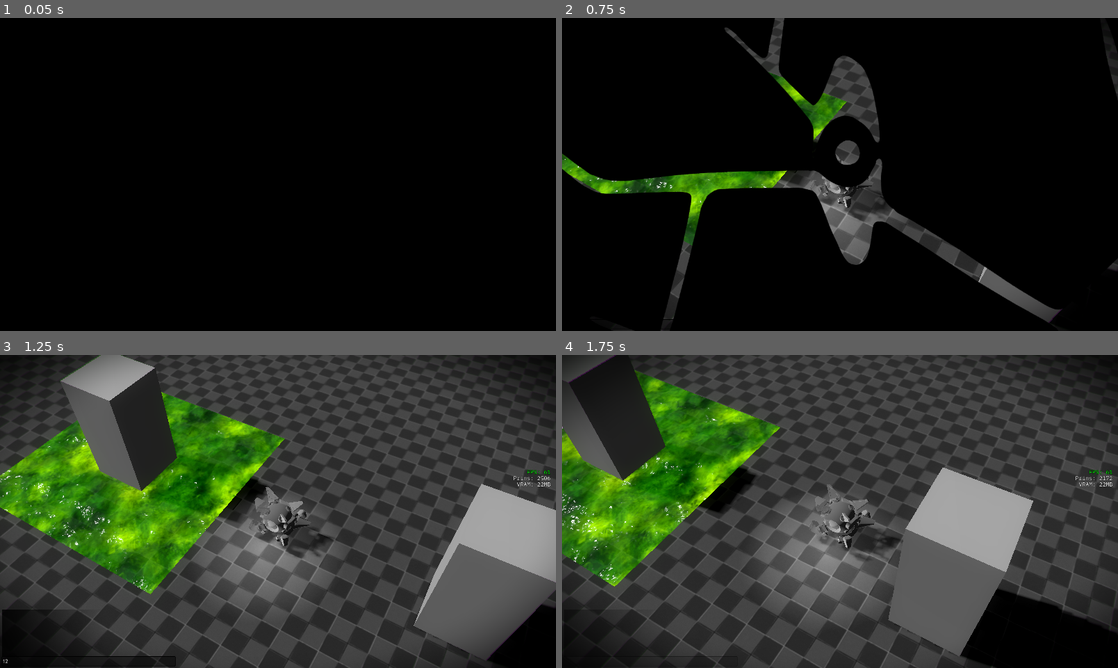
Above: before the commit, frames 1-4 (two rows, left to right).
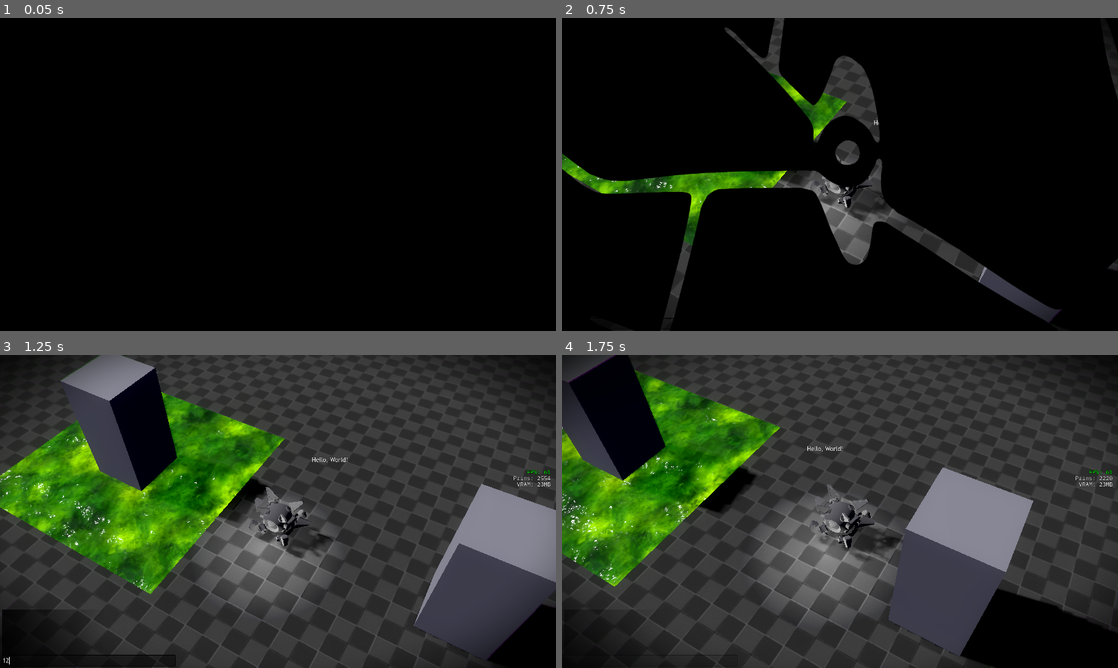
Above: after the commit, the same moments.

Repository: slyllama/dwelt
Game: Godot game, scene res://lib/shard/shard_loader/shard_loader.tscn
Two runs of this game, one before a commit and one after it. Both use one fixed random seed, a clock stepped at 60 frames per second and the inputs below.
Inputs (mouse positions are in pixels of both pictures, inside the frame that each line leads up to):
- Up to frame 1 (0.05 s): no input
- Up to frame 2 (0.75 s): click (650, 324) at 0.52 s; type "12" at 0.6 s
- Up to frame 3 (1.25 s): no input
- Up to frame 4 (1.75 s): tap Enter (ui_accept) at 1.25, 1.52 s; move the mouse to (1084, 477) at 1.27 s; hold D (move_right) from 1.28 s (still down); tap Mouse wheel up (zoom_in) at 1.35 s

Frame 1 is identical in both runs. In frame 2, 0.6% of the frame differs, in the area x 18-87%, y 32-97%; in frame 3, 14%, in the area x 0-100%, y 2-99%; in frame 4, 13%.

Commit message:
Add spatial text

Diff:
--- a/lib/_global/dwelt/dwelt.gd
+++ b/lib/_global/dwelt/dwelt.gd
@@ -1,3 +1,6 @@
 extends Node
 
 const GRAVITY := -9.8
+
+# References
+var camera: Camera3D
--- a/lib/hud/debug_input/debug_input.tscn
+++ b/lib/hud/debug_input/debug_input.tscn
@@ -53,7 +53,7 @@
 layout_mode = 2
 size_flags_vertical = 3
 theme_override_fonts/normal_font = ExtResource("2_hfhfk")
-theme_override_font_sizes/normal_font_size = 12
+theme_override_font_sizes/normal_font_size = 14
 theme_override_styles/normal = SubResource("StyleBoxTexture_0mh0q")
 bbcode_enabled = true
 scroll_active = false
@@ -64,7 +64,7 @@
 unique_name_in_owner = true
 layout_mode = 2
 theme_override_fonts/font = ExtResource("2_hfhfk")
-theme_override_font_sizes/font_size = 12
+theme_override_font_sizes/font_size = 14
 theme_override_styles/normal = SubResource("StyleBoxFlat_hfhfk")
 theme_override_styles/focus = SubResource("StyleBoxFlat_hfhfk")
 context_menu_enabled = false
--- a/lib/player/orbit.gd
+++ b/lib/player/orbit.gd
@@ -4,6 +4,9 @@
 @export var zoom_min := 5.0
 @export var zoom_max := 10.0
 @onready var target_zoom: float = $Camera.position.z
+
+func _ready() -> void:
+	Dwelt.camera = $Camera
 
 func _input(_event: InputEvent) -> void:
 	if Input.is_action_just_pressed("zoom_in"):
--- a/lib/shard/shard.tscn
+++ b/lib/shard/shard.tscn
@@ -29,6 +29,7 @@
 
 [node name="Collision" type="CollisionShape3D" parent="Floor" unique_id=1890741999]
 shape = SubResource("WorldBoundaryShape3D_3xe27")
+debug_fill = false
 
 [node name="Player" parent="." unique_id=1853110306 instance=ExtResource("1_22u7k")]
 transform = Transform3D(1, 0, 0, 0, 1, 0, 0, 0, 1, 0, 1, 0)
--- /dev/null
+++ b/lib/spatial_text/spatial_text.gd
@@ -0,0 +1,13 @@
+extends VisibleOnScreenNotifier3D
+
+@export var text := "((Spatial Text))":
+	set(_text): %Text.text = _text
+
+func _process(_delta: float) -> void:
+	if is_on_screen():
+		var pos: Vector2 = Dwelt.camera.unproject_position(global_position)
+		%Root2D.global_position = pos
+
+# Handle visibility
+func _on_screen_entered() -> void: %Root2D.visible = true
+func _on_screen_exited() -> void: %Root2D.visible = false
--- /dev/null
+++ b/lib/spatial_text/spatial_text.tscn
@@ -0,0 +1,40 @@
+[gd_scene format=3 uid="uid://divu78cudiebe"]
+
+[ext_resource type="Script" uid="uid://kh208mvheurt" path="res://lib/spatial_text/spatial_text.gd" id="1_abws1"]
+[ext_resource type="FontFile" uid="uid://bi4a4vc7qpom8" path="res://generic/fonts/trebuchet.ttf" id="2_hicyh"]
+
+[node name="SpatialText" type="VisibleOnScreenNotifier3D" unique_id=283445859]
+aabb = AABB(-0.1, -0.1, -0.1, 0.2, 0.2, 0.2)
+script = ExtResource("1_abws1")
+
+[node name="FG" type="CanvasLayer" parent="." unique_id=2136787715]
+layer = -1
+
+[node name="Root2D" type="Control" parent="FG" unique_id=2145299695]
+unique_name_in_owner = true
+layout_mode = 3
+anchors_preset = 0
+
+[node name="Text" type="Label" parent="FG/Root2D" unique_id=581365964]
+unique_name_in_owner = true
+layout_mode = 1
+anchors_preset = 8
+anchor_left = 0.5
+anchor_top = 0.5
+anchor_right = 0.5
+anchor_bottom = 0.5
+offset_left = -39.0
+offset_top = -7.5
+offset_right = 39.0
+offset_bottom = 7.5
+grow_horizontal = 2
+grow_vertical = 2
+theme_override_constants/outline_size = 2
+theme_override_fonts/font = ExtResource("2_hicyh")
+theme_override_font_sizes/font_size = 14
+text = "((SpatialText))"
+horizontal_alignment = 1
+vertical_alignment = 1
+
+[connection signal="screen_entered" from="." to="." method="_on_screen_entered"]
+[connection signal="screen_exited" from="." to="." method="_on_screen_exited"]
--- a/shards/playground/playground.tscn
+++ b/shards/playground/playground.tscn
@@ -2,10 +2,11 @@
 
 [ext_resource type="PackedScene" uid="uid://c3i4ntj8eo4q3" path="res://lib/shard/shard.tscn" id="1_nwqnf"]
 [ext_resource type="Material" uid="uid://c5wup88y2e6ia" path="res://shards/playground/props/acid_pool/materials/acid_pool.tres" id="2_rfpxw"]
+[ext_resource type="PackedScene" uid="uid://divu78cudiebe" path="res://lib/spatial_text/spatial_text.tscn" id="3_uaqr7"]
 
 [sub_resource type="Environment" id="Environment_nwqnf"]
 background_mode = 1
-background_color = Color(0.25, 0.25, 0.25, 1)
+background_color = Color(0.022400003, 0.041999985, 0.14, 1)
 glow_enabled = true
 glow_normalized = true
 glow_bloom = 0.5
@@ -20,7 +21,7 @@
 
 [node name="Shard" unique_id=1127074071 instance=ExtResource("1_nwqnf")]
 
-[node name="Floor" parent="." index="1" unique_id=1446901427]
+[node name="Floor" parent="." index="1" unique_id=1367160262]
 transform = Transform3D(1, 0, 0, 0, 1, 0, 0, 0, 1, -0.002546072, 0.004485965, -0.0030719042)
 
 [node name="Sky" parent="." index="3" unique_id=756974854]
@@ -42,3 +43,7 @@
 cast_shadow = 0
 instance_shader_parameters/uv_scale = 1.25
 mesh = SubResource("QuadMesh_rfpxw")
+
+[node name="SpatialText" parent="." index="7" unique_id=283445859 instance=ExtResource("3_uaqr7")]
+transform = Transform3D(1, 0, 0, 0, 1, 0, 0, 0, 1, 0, 0, -2)
+text = "Hello, World!"
Not shown, added: lib/spatial_text/spatial_text.gd.uid
